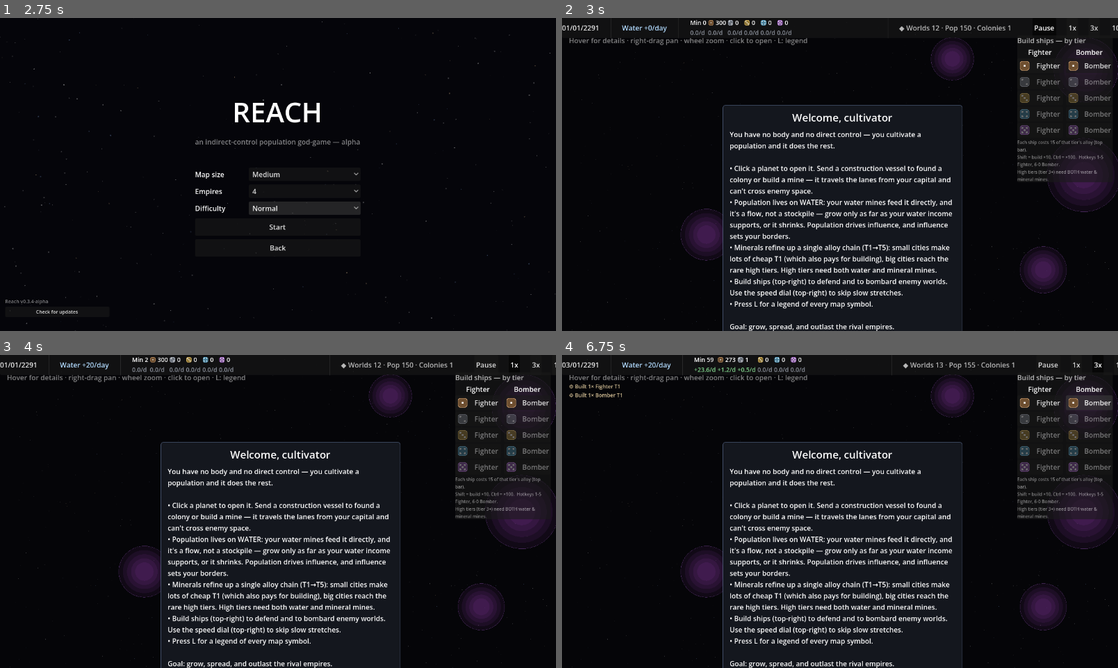
Above: before the commit, frames 1-4 (two rows, left to right).
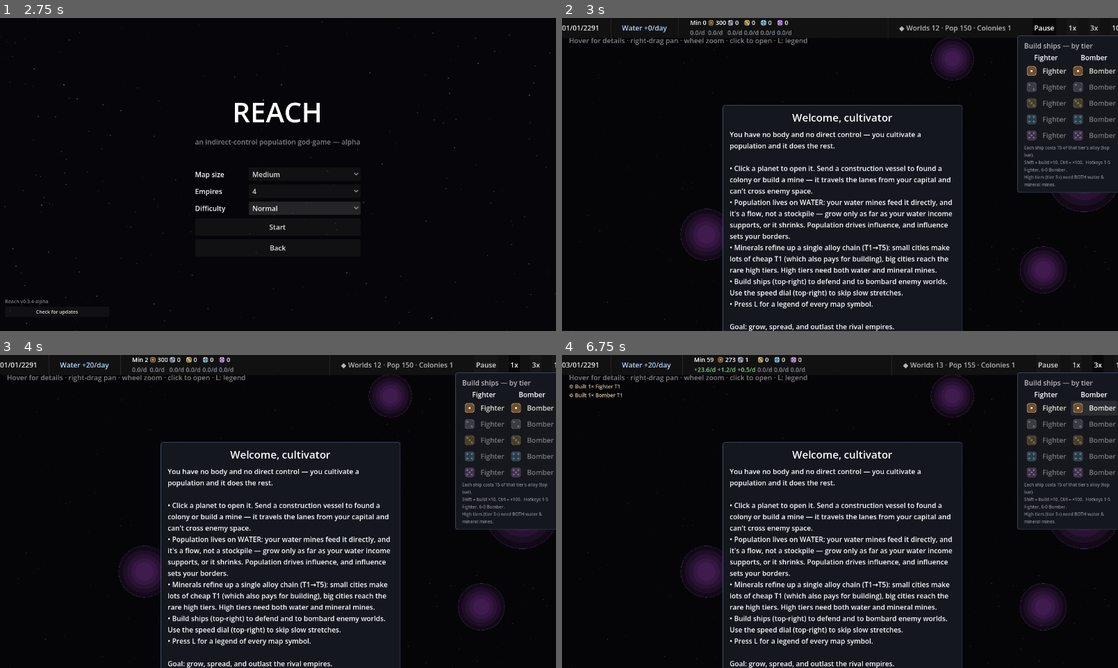
Above: after the commit, the same moments.

Repository: evyatarmitz/reach
Game: Godot game, scene res://menu/menu.tscn
The game is run twice, just before and just after one commit, with the same random seed, the same clock (stepped at 60 frames per second) and the same inputs.
Inputs:
- Up to frame 1 (2.75 s): click "New Game" at 0.5 s; click "Normal" at 1.25 s; click "Normal" at 2 s
- Up to frame 2 (3 s): click "Start" at 2.75 s
- Up to frame 3 (4 s): click "1x" at 3.5 s
- Up to frame 4 (6.75 s): click "1x" at 4.25 s; click "3x" at 5 s; click "Fighter" at 5.75 s; click "Bomber" at 6.5 s

Frame 1 is identical in both runs. In frame 2, 3.2% of the frame differs, in the area x 81-100%, y 5-56%; in frame 3, 3.2%; in frame 4, 3.3%.

Commit message:
HUD: fix fleet/shipyard panel overlap; opaque + docked selection panel
Visual-review cycle 1 (see artifacts/notes/REVIEW_LOG.md).

R1: the right-side selection panel and the top-right shipyard panel collided
at common window heights, and neither had an opaque background, so the fleet /
system readout rendered on top of the shipyard's helper text — unreadable
text-on-text. Both panels are now opaque, and the selection panel lives in its
own right-edge lane below the shipyard. Its top docks to the shipyard's real
laid-out bottom at runtime (ship_panel.resized -> _dock_selection_panel), so
the two can never overlap regardless of font/DPI, rather than a hard-coded
height guess.

O2: the --autoshot harness always produced two identical PNGs — it set
view_system_id for the 2nd shot but left selected_fleet_id set (so _refresh_ui
returned on the fleet branch) and never refreshed/redrew before grabbing the
frame. Now it clears the fleet selection, refreshes the UI and redraws, so
autoshot.png captures the system/planet panel. Fixed early because it gates
future visual-review cycles.

Diff:
--- a/desktop/game/main.gd
+++ b/desktop/game/main.gd
@@ -117,6 +117,7 @@
 var _seen_combat: Dictionary = {}     # system_id -> last combat day already logged
 var speed_buttons: Array[Button] = []
 var panel: PanelContainer
+var ship_panel: PanelContainer   # top-right shipyard; the selection panel docks below it
 var panel_title: Label
 var panel_body: Label
 var colonize_btn: Button
@@ -1702,18 +1703,21 @@
 	bar.add_child(menu_btn)
 
 	panel = PanelContainer.new()
+	UiStyle.make_opaque(panel)   # solid bg so it never shows the shipyard/map through it
 	layer.add_child(panel)
-	# Explicit anchors/offsets — the preset helpers size from the internal
-	# minimum (just the stylebox) and ignore custom_minimum_size, which pushed
-	# the panel off-screen. 280x240, pinned 12px inside the right edge.
+	# Docked to the right edge, BELOW the top-right shipyard panel and down to just above
+	# the bottom — a fixed lane of its own, so the selection readout can never overlap the
+	# shipyard's helper text (it used to float around vertical center and collide with it).
+	# offset_bottom hugs the floor; offset_top is a sane fallback that _dock_selection_panel
+	# overrides with the shipyard's real bottom once it lays out.
 	panel.anchor_left = 1.0
 	panel.anchor_right = 1.0
-	panel.anchor_top = 0.5
-	panel.anchor_bottom = 0.5
+	panel.anchor_top = 0.0
+	panel.anchor_bottom = 1.0
 	panel.offset_left = -292.0
 	panel.offset_right = -12.0
-	panel.offset_top = -50.0    # sits below the top-right shipyard panel
-	panel.offset_bottom = 290.0
+	panel.offset_top = 340.0
+	panel.offset_bottom = -12.0
 	var vbox := VBoxContainer.new()
 	vbox.add_theme_constant_override("separation", 6)
 	panel.add_child(vbox)
@@ -1957,11 +1961,16 @@
 # when that tier's national resource can pay for it.
 func _build_ship_panel(layer: CanvasLayer) -> void:
 	var sp := PanelContainer.new()
+	ship_panel = sp
+	UiStyle.make_opaque(sp)   # solid bg so the map doesn't bleed through the tier note
 	sp.anchor_left = 1.0
 	sp.anchor_right = 1.0
 	sp.offset_left = -232.0
 	sp.offset_right = -12.0
 	sp.offset_top = 40.0
+	# Dock the selection panel just under the shipyard's ACTUAL bottom, and keep it there
+	# if the shipyard ever re-lays-out (font/DPI change) — no brittle hard-coded height.
+	sp.resized.connect(_dock_selection_panel)
 	layer.add_child(sp)
 	var box := VBoxContainer.new()
 	box.add_theme_constant_override("separation", 4)
@@ -2007,6 +2016,14 @@
 	note.modulate = Color(1, 1, 1, 0.5)
 	note.autowrap_mode = TextServer.AUTOWRAP_WORD_SMART
 	box.add_child(note)
+
+
+# Keep the right-edge selection panel docked just below the shipyard's real bottom, so the
+# two never overlap regardless of font/DPI (the shipyard's height isn't hard-coded here).
+func _dock_selection_panel() -> void:
+	if panel == null or ship_panel == null:
+		return
+	panel.offset_top = ship_panel.offset_top + ship_panel.size.y + 12.0
 
 
 func _on_colonize() -> void:
@@ -2444,8 +2461,16 @@
 	await RenderingServer.frame_post_draw
 	await RenderingServer.frame_post_draw
 	get_viewport().get_texture().get_image().save_png("user://autoshot_galaxy.png")
+	# Second shot: the system/planet selection panel. Clear the fleet selection first —
+	# _refresh_ui() returns on the fleet branch before it reaches the system branch, so a
+	# lingering selected_fleet_id kept the panel on "Fleet" and the two shots came out
+	# identical. Then refresh the UI + redraw so the panel and the system ring actually paint.
+	selected_fleet_id = -1
+	_hover_hold = false
 	view_system_id = home.id
 	selected_planet_id = home.planet_ids[0]
+	_refresh_ui()
+	queue_redraw()
 	await RenderingServer.frame_post_draw
 	await RenderingServer.frame_post_draw
 	get_viewport().get_texture().get_image().save_png("user://autoshot.png")
Not shown, changed: artifacts/notes/INDEX.md
Not shown, added: artifacts/notes/REVIEW_LOG.md
